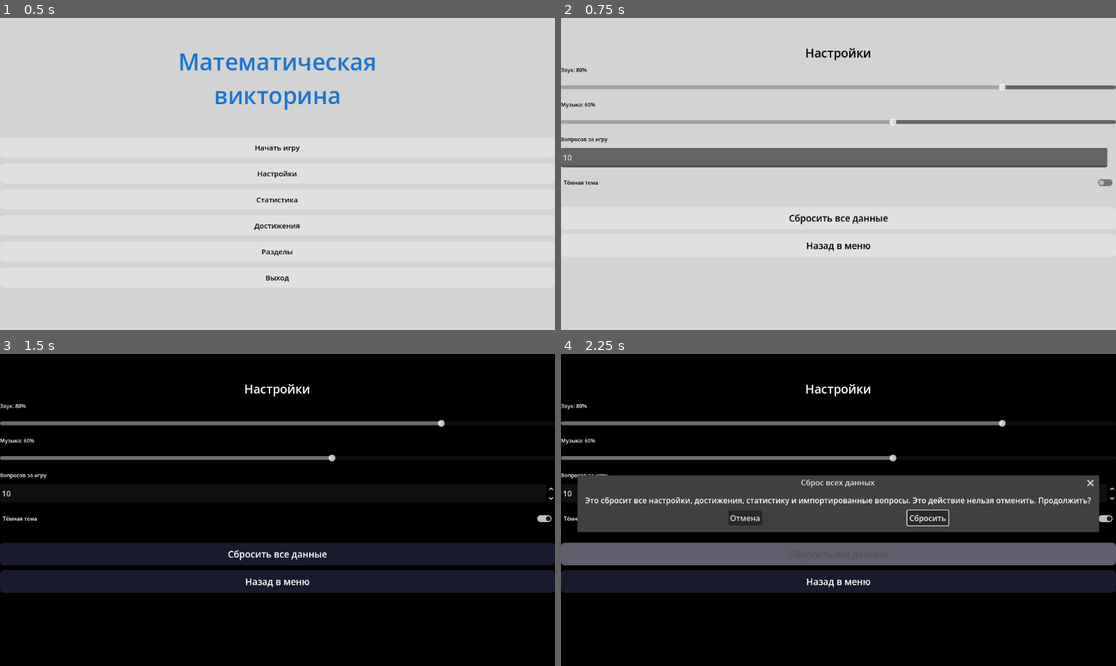
Above: before the commit, frames 1-4 (two rows, left to right).
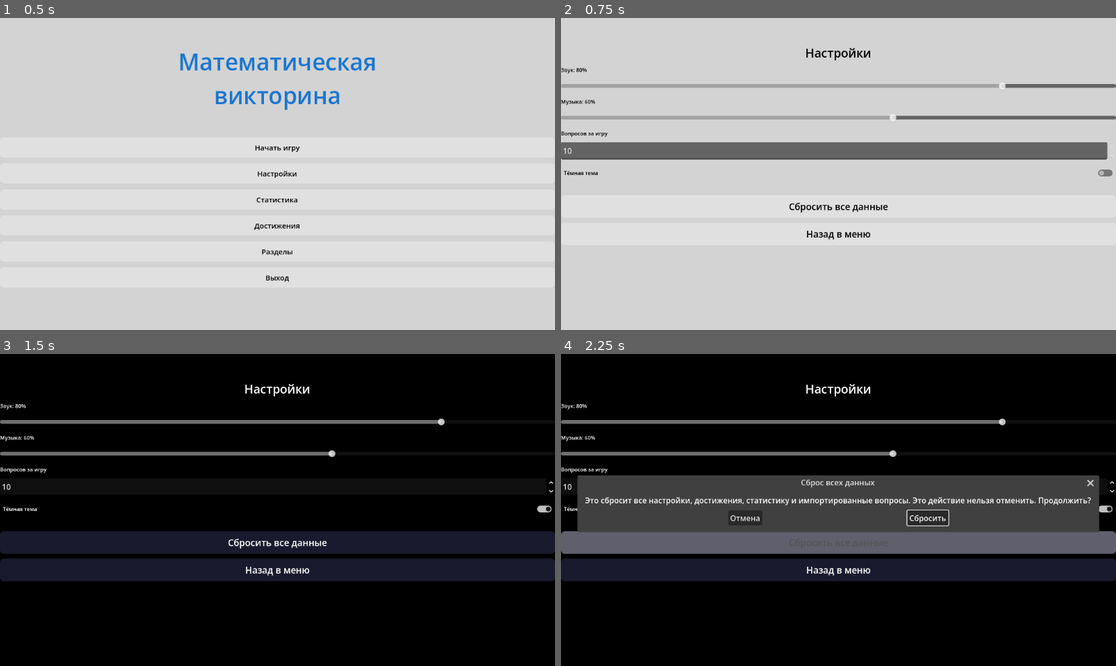
Above: after the commit, the same moments.

Repository: dukeBehemoth/thesisMathGame
Game: Godot game, scene res://Scenes/main_menu.tscn
Two runs of this game, one before a commit and one after it. Both use one fixed random seed, a clock stepped at 60 frames per second and the inputs below.
Inputs:
- Up to frame 1 (0.5 s): no input
- Up to frame 2 (0.75 s): click "Настройки" at 0.5 s
- Up to frame 3 (1.5 s): click "Тёмная тема" at 1.25 s
- Up to frame 4 (2.25 s): click "Сбросить все данные" at 2 s

Frame 1 is identical in both runs. In frame 2, 8.8% of the frame differs, in the area x 0-100%, y 20-75%; in frame 3, 14%; in frame 4, 16%, in the area x 0-100%, y 20-77%.

Commit message:
fix: scale SpinBox, CheckButton, and Slider sizes in settings

Diff:
--- a/Scripts/UI/settings.gd
+++ b/Scripts/UI/settings.gd
@@ -50,10 +50,16 @@
 		btn.custom_minimum_size.y = btn_h
 		btn.add_theme_font_size_override("font_size", font_sz)
 
+	for sld in [sound_slider, music_slider]:
+		sld.custom_minimum_size.y = clamp(h * 0.04, 30, 50)
+
 	title_label.add_theme_font_size_override("font_size", floor(36 * scale))
 	for lbl in [sound_label, music_label, questions_label]:
 		lbl.add_theme_font_size_override("font_size", floor(16 * scale))
 	dark_mode_check.add_theme_font_size_override("font_size", floor(16 * scale))
+	dark_mode_check.custom_minimum_size.y = clamp(h * 0.05, 36, 60)
+	questions_spinbox.add_theme_font_size_override("font_size", floor(18 * scale))
+	questions_spinbox.custom_minimum_size.y = clamp(h * 0.05, 36, 60)
 
 func _on_sound_changed(value: float):
 	SettingsManager.set_sound_volume(value / 100.0)
